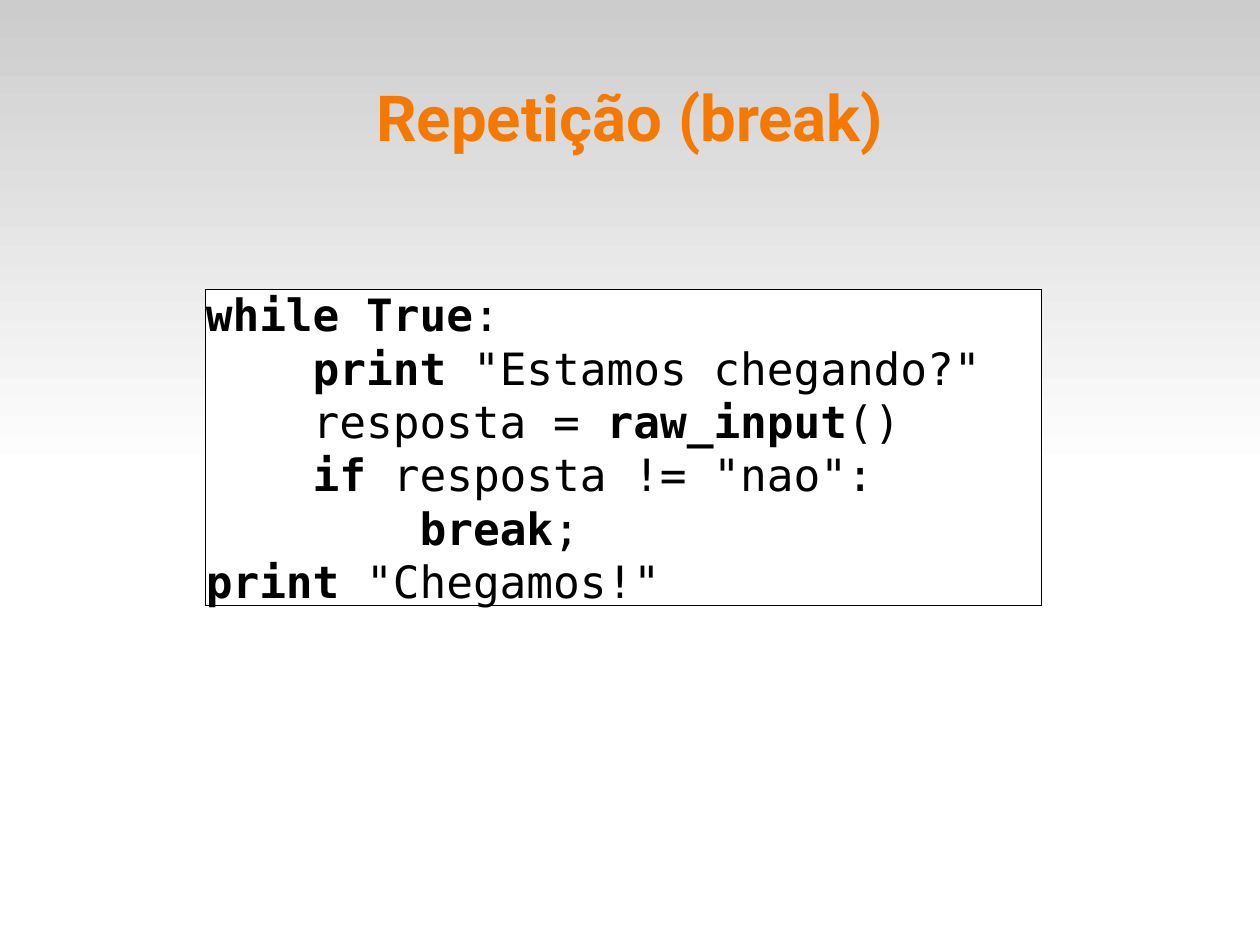
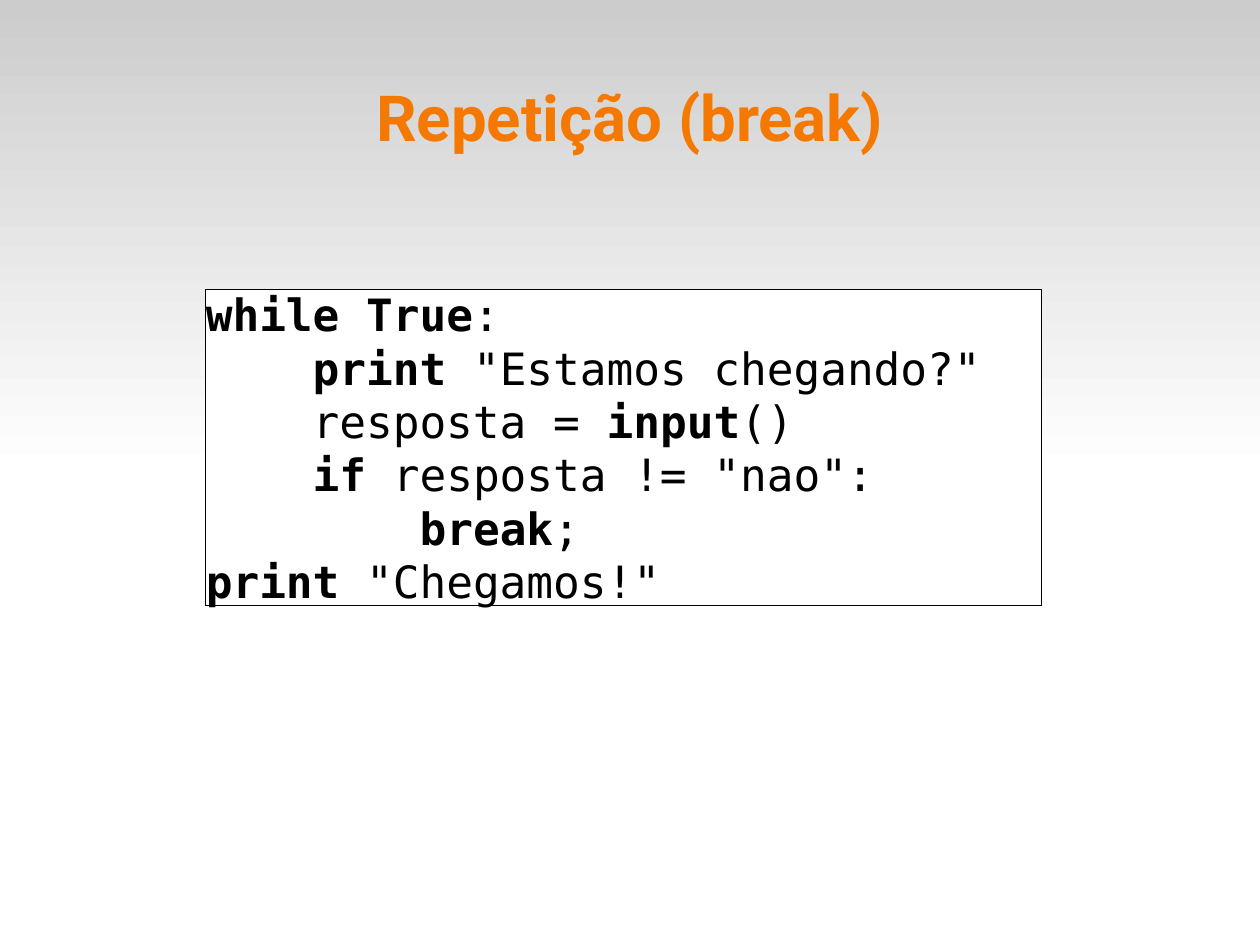
Before and after one commit to fsantanna-uerj/IPD, a slide deck: slide 24 of slides/ipd-03.odp. Drawn at 1260x945 pixels with LibreOffice and Linux fonts; fonts in the diff are those of the drawing. Boxes give left, top, right and bottom in pixels: in the first picture for what was removed or moved away, otherwise in the second. Text is boxed around its words. In the diff, an @@ line names an element or a change of style, - is before the commit and + after.

```diff
--- a/slides/ipd-03.odp
+++ b/slides/ipd-03.odp
@@ text in rectangle at [313, 402, 794, 448]: text changed @@
-resposta = raw_input()
+resposta = input()
```
Also in this commit, not shown: 9 other slides changed, 4 slides removed, 7 other files.
